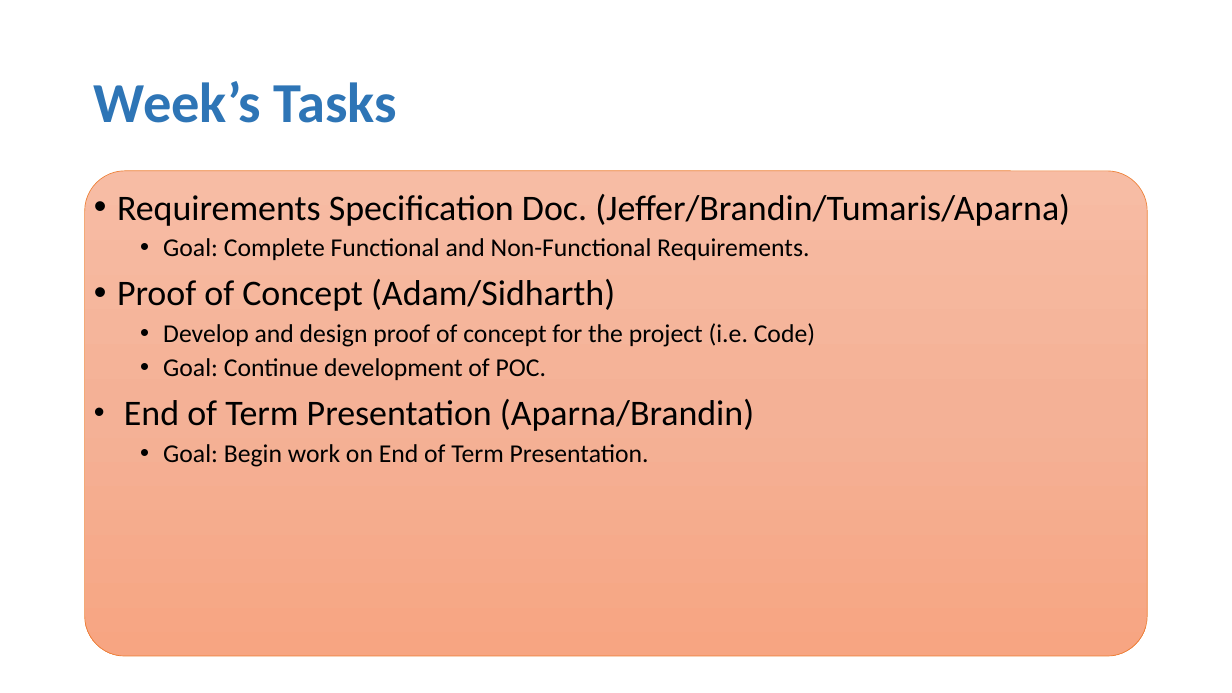
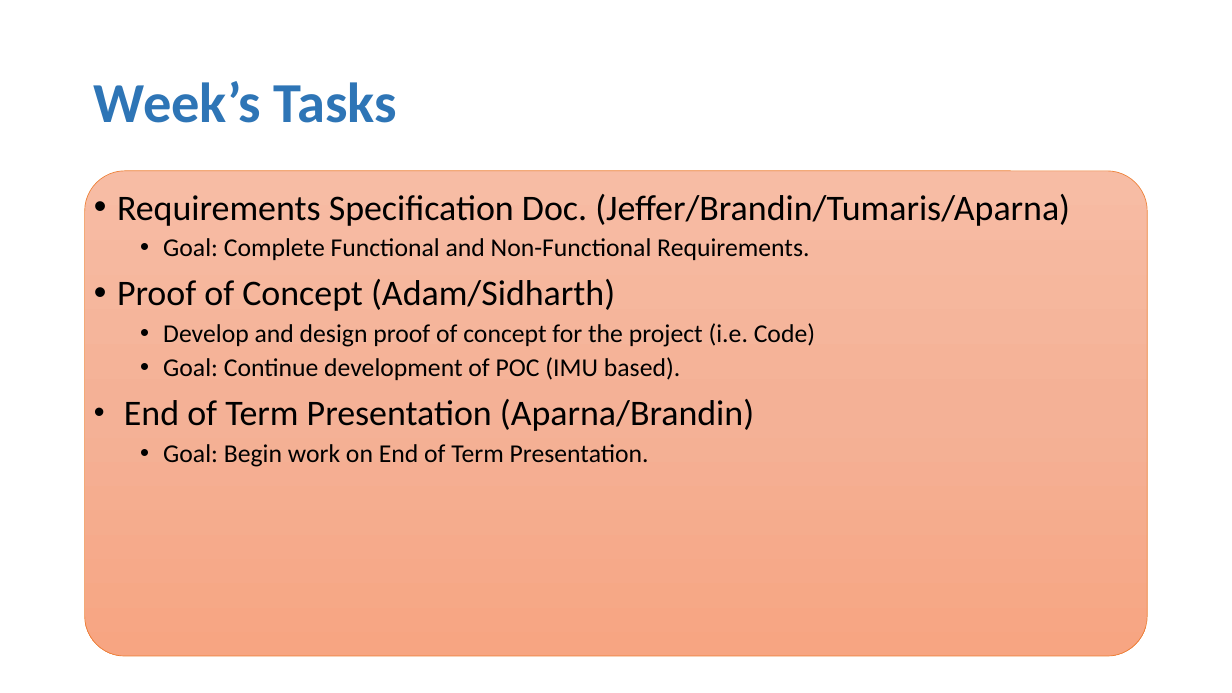
Before and after one commit to Bbulicki/MarchingMasters, a slide deck: slide 5 of Documents/Meeting Updates/MarchingMasters-1110.pptx. Drawn at 1232x693 pixels with LibreOffice and Linux fonts; fonts in the diff are those of the drawing. Boxes give left, top, right and bottom in pixels: in the first picture for what was removed or moved away, otherwise in the second. Text is boxed around its words. In the diff, an @@ line names an element or a change of style, - is before the commit and + after.

```diff
--- a/Documents/Meeting Updates/MarchingMasters-1110.pptx
+++ b/Documents/Meeting Updates/MarchingMasters-1110.pptx
@@ text at box(163, 357, 680, 380): text changed @@
-  • Goal: Continue development of POC.
+  • Goal: Continue development of POC (IMU based).
```
Also in this commit, not shown: 1 other slide changed, 1 other file.
